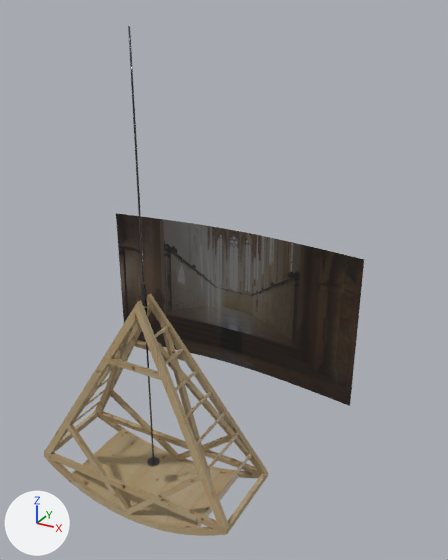
Before and after pictures for a commit that changed the glTF model docs/pitchcontrola.glb.
Before and after are seen from a 50 mm camera at (7.08, -9.42, 10.55) aimed at (0.75, 2.09, 4.79). The lights are fixed; the arrows at lower left show +X, +Y and +Z. Where no turn or scale is listed for an object, it has been applied to the vertices. Vertices at the same position are counted once.

Names of what the first picture shows: 'A', 'stab', 'videotarget'.
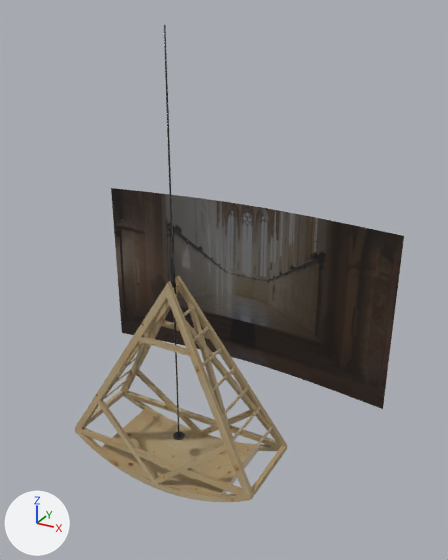
Pixel boxes [x1, y1, x2, y2] of what changed, in the pictures (448 x 560 px):
'videotarget', mesh rescaled (18% wider, 14% taller)
    before: [116, 213, 364, 406]
    after: [111, 188, 404, 409]
'A', moved
    before: [44, 293, 268, 536]
    after: [75, 276, 287, 502]
'stab', moved
    before: [128, 26, 160, 467]
    after: [164, 25, 185, 440]

What changed in the scene script:
```text
Change me_plane:
    where me_plane.from_pydata(...)  # 48 vertices, 46 faces; spans x -3.57..3.53, y 3.65..4.01, z 1.29..5.29
    used by ob_videotarget; location = (0.0, 0.0, 0.0)
    me_plane part 1: the whole mesh is scaled about its middle by 1.19, then moved by (0.0, 0.73, 0.08)
Change ob_a:
    ob_a.location: (0.0, 0.0, 4.82) -> (0.0, 1.1, 4.82)
Change ob_stab:
    ob_stab.location: (0.0, 0.0, 4.82) -> (0.0, 1.1, 4.82)
```
